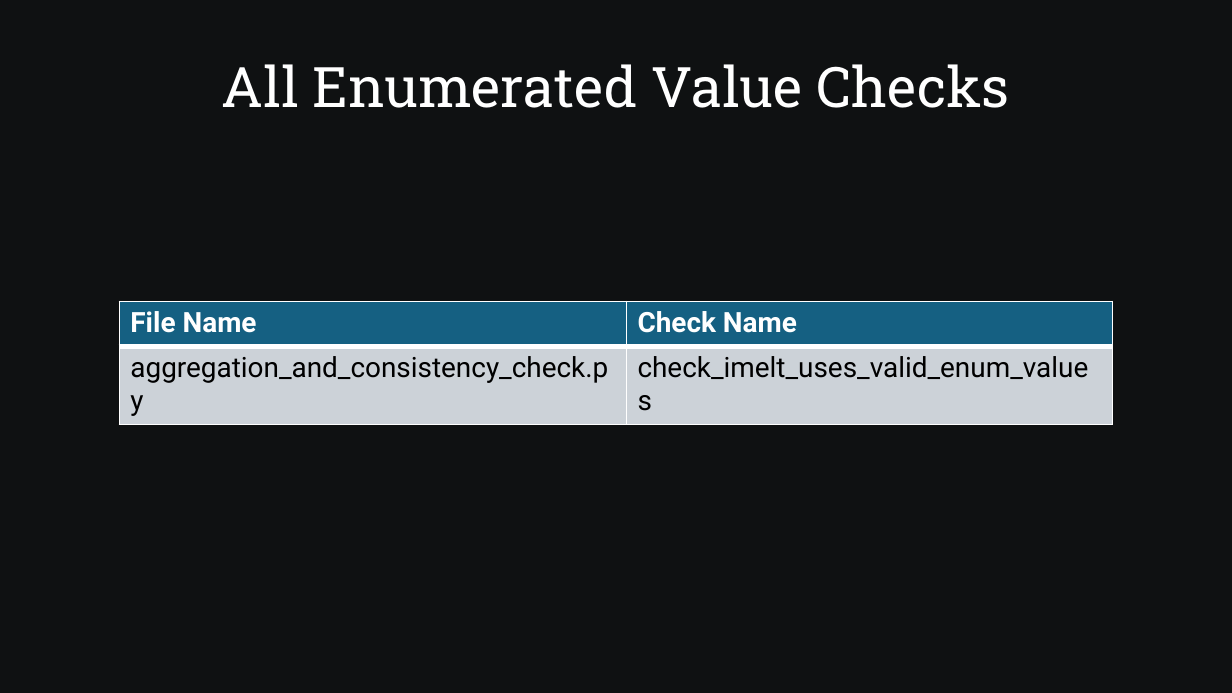
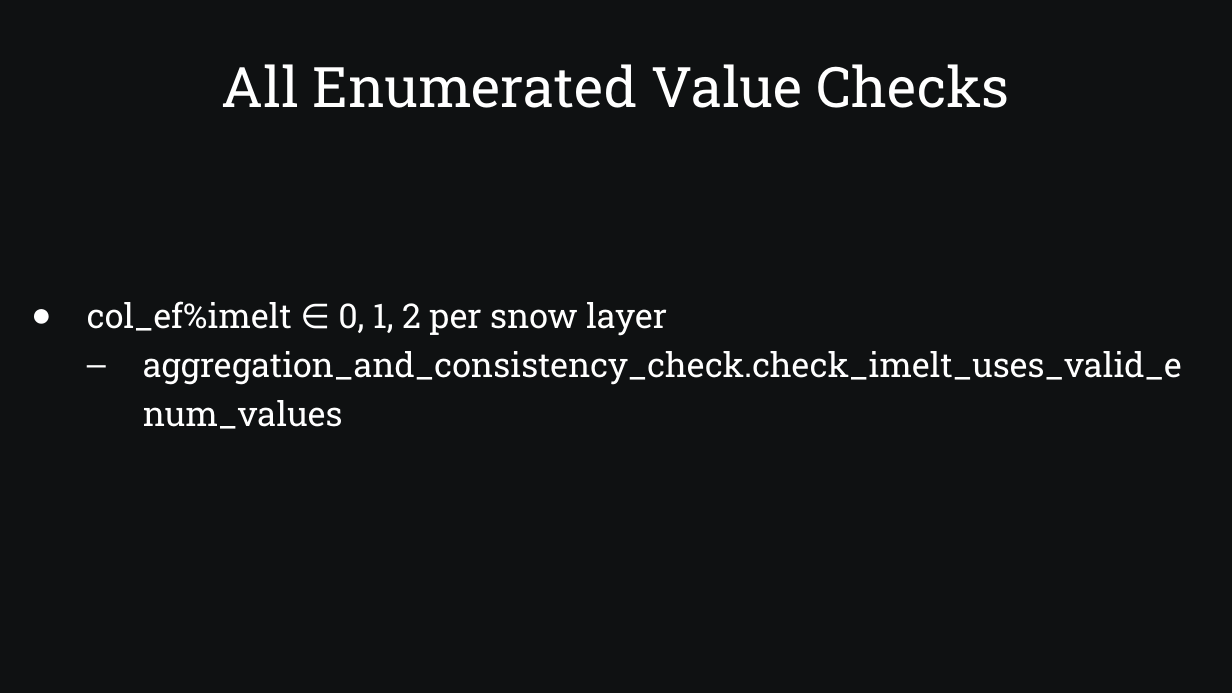
Before and after one commit to SamAllen06/lake_temp_work, a slide deck: slide 29 of documentation/for_collaborators/AnalysisOverview.pptx (slide 28 before the commit). Drawn at 1232x693 pixels with LibreOffice and Linux fonts; fonts in the diff are those of the drawing. Boxes give left, top, right and bottom in pixels: in the first picture for what was removed or moved away, otherwise in the second. Text is boxed around its words. In the diff, an @@ line names an element or a change of style, - is before the commit and + after.

Commit message:
Update types of checks slides

```diff
--- a/documentation/for_collaborators/AnalysisOverview.pptx
+++ b/documentation/for_collaborators/AnalysisOverview.pptx
@@ text added at box(87, 301, 1182, 429), 22 pt, text #FFFFFF @@
+● col_ef%imelt ∈ 0, 1, 2 per snow layer
+  – aggregation_and_consistency_check.check_imelt_uses_valid_enum_values
@@ table removed at box(120, 302, 1113, 392), 2 rows, 2 columns @@
-File Name | Check Name
-aggregation_and_consistency_check.py | check_imelt_uses_valid_enum_values
```
Also in this commit, not shown: 12 other slides changed, 4 slides added, 1 slide removed, 1 other file.
